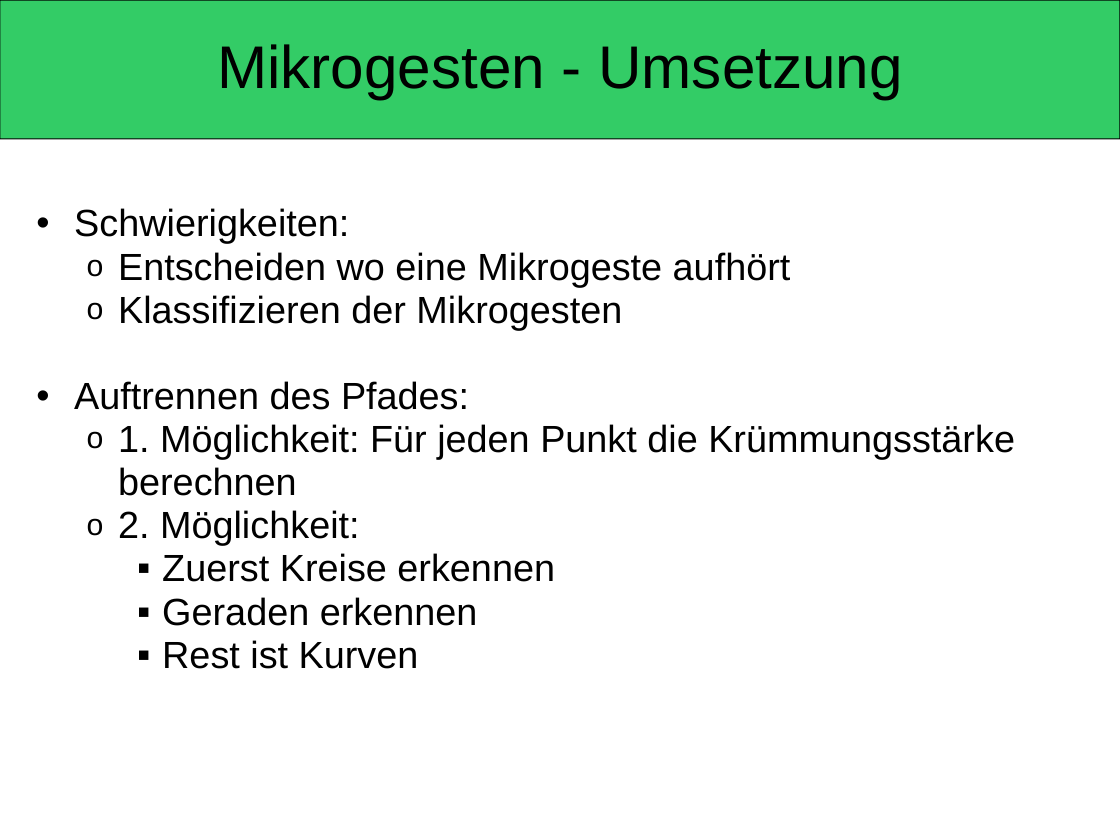
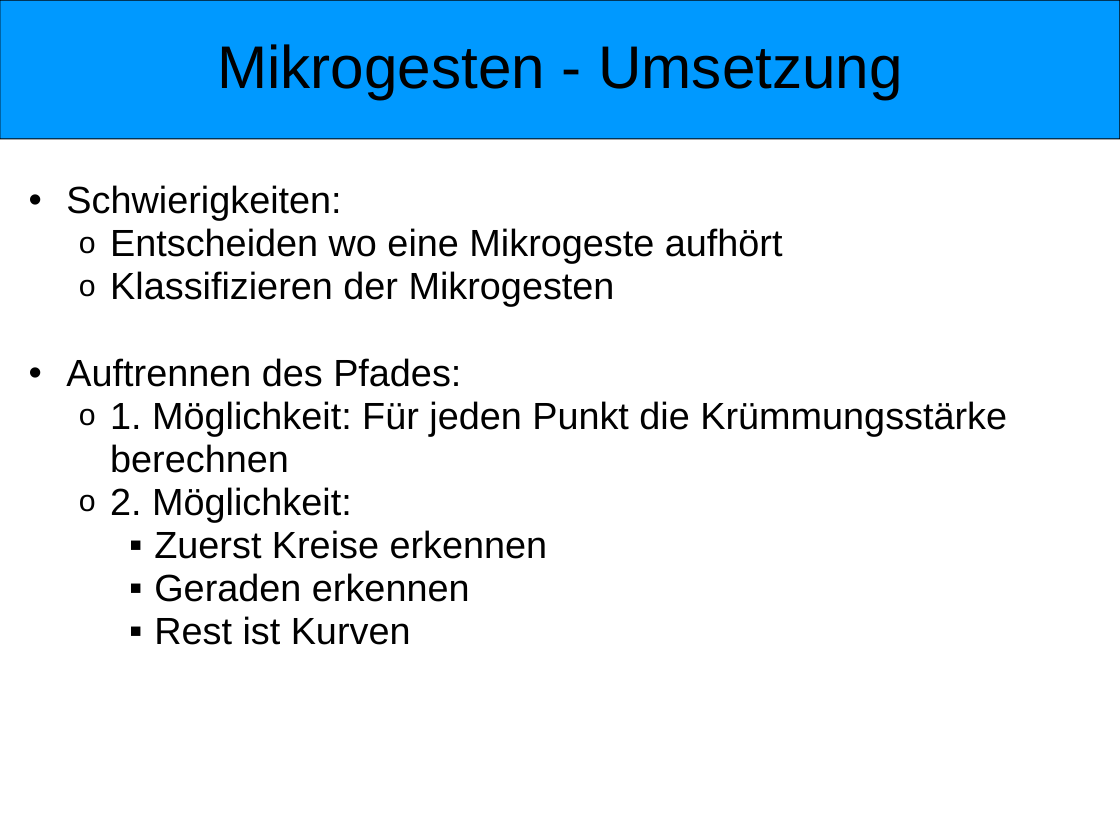
Before and after one commit to wtfc63/ba10-bsha-1, a slide deck: slide 10 of doc/presentation/presentation.ppt. Drawn at 1120x840 pixels with LibreOffice and Linux fonts; fonts in the diff are those of the drawing. Boxes give left, top, right and bottom in pixels: in the first picture for what was removed or moved away, otherwise in the second. Text is boxed around its words. In the diff, an @@ line names an element or a change of style, - is before the commit and + after.

```diff
--- a/doc/presentation/presentation.ppt
+++ b/doc/presentation/presentation.ppt
@@ rounded rectangle at bbox=[0, 0, 1120, 139]: fill #33CC66 to #0099FF @@
@@ text "Schwierigkeiten:": place and size @@
-text "Schwierigkeiten:" at bbox=[74, 208, 1015, 669]
+text "Schwierigkeiten:" at bbox=[66, 185, 1007, 645]
@@ text "Schwierigkeiten:" at bbox=[66, 185, 1007, 645]: indent changed @@
```
Also in this commit, not shown: 25 other slides changed, 1 slide added.
